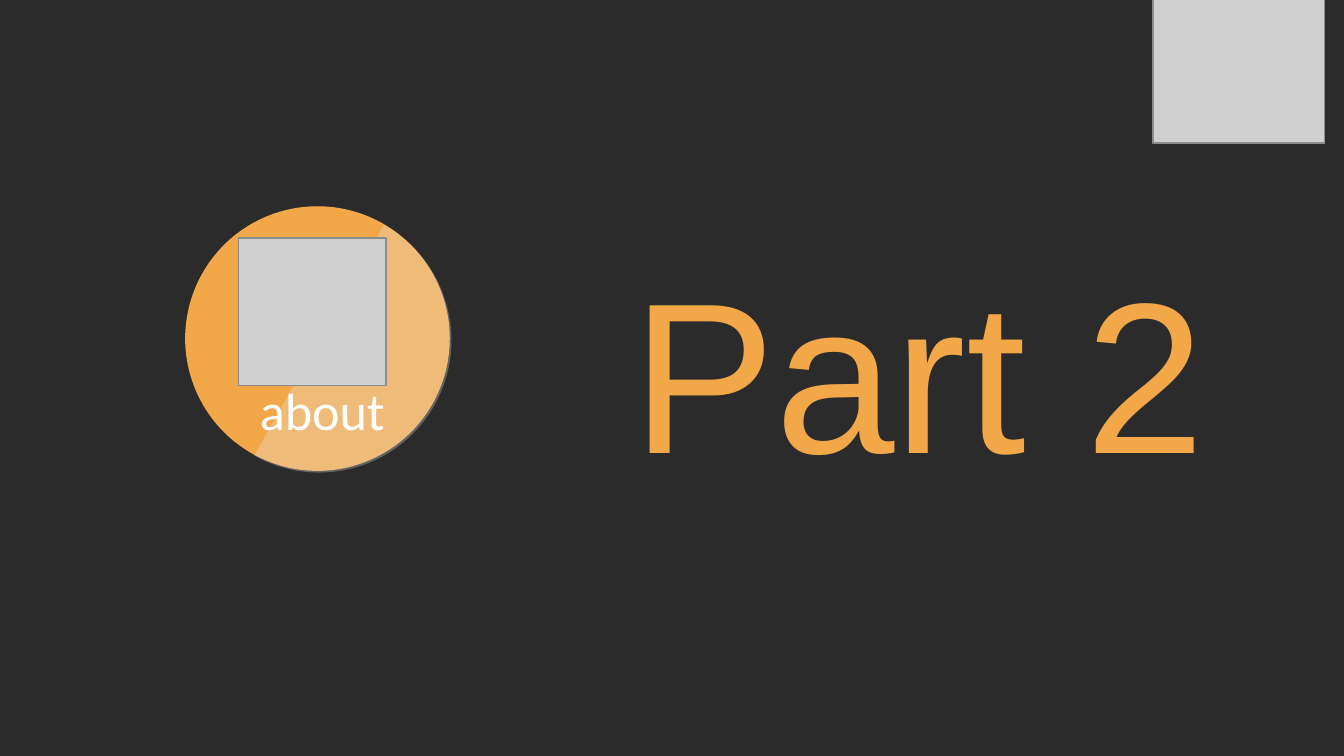
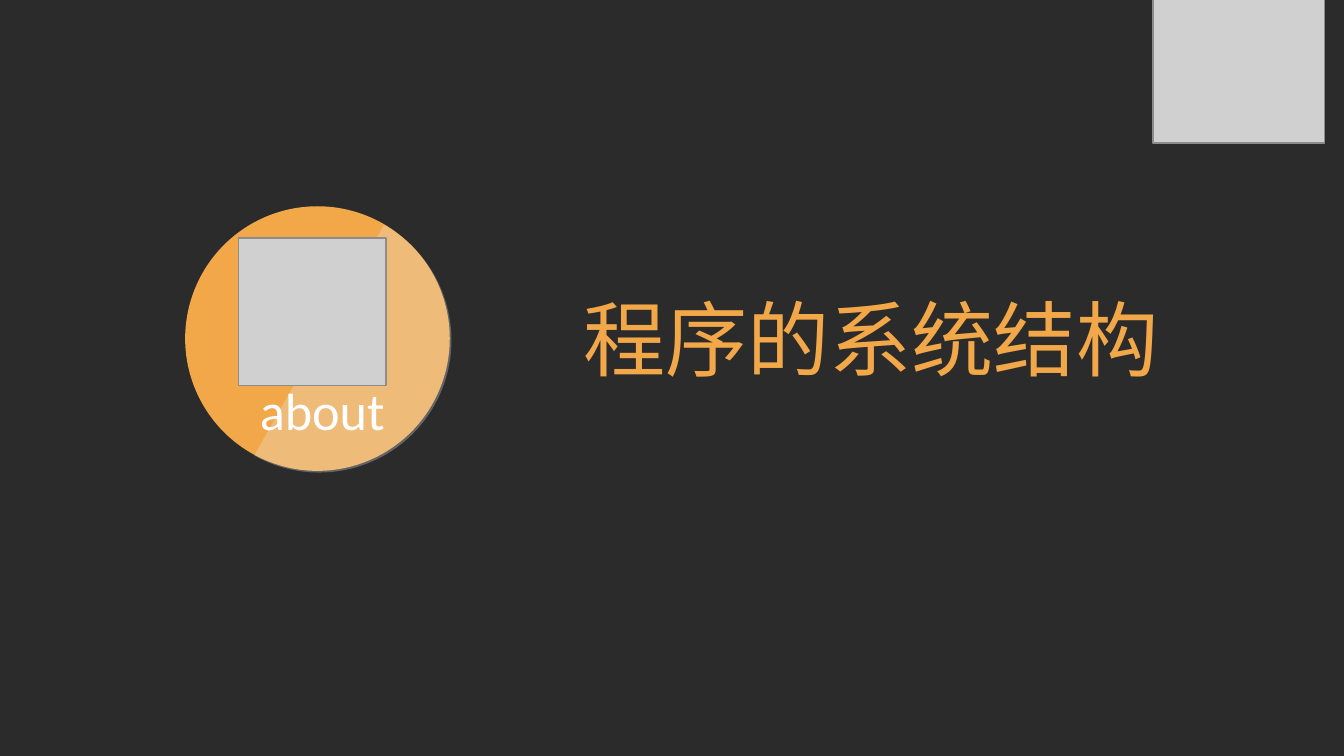
Before and after one commit to LEMONccccc/software, a slide deck: slide 8 of 详细设计.pptx. Drawn at 1344x756 pixels with LibreOffice and Linux fonts; fonts in the diff are those of the drawing; grey boxes stand for pictures; background and template pictures are left out; a plain dark background stands for a picture behind light text. Boxes give left, top, right and bottom in pixels: in the first picture for what was removed or moved away, otherwise in the second. Text is boxed around its words. In the diff, an @@ line names an element or a change of style, - is before the commit and + after.

```diff
--- a/详细设计.pptx
+++ b/详细设计.pptx
@@ text at [583, 300, 1158, 377]: text changed; size 115 to 44 pt @@
-Part 2
+程序的系统结构
```
Also in this commit, not shown: 7 other slides changed, 2 slides added.
